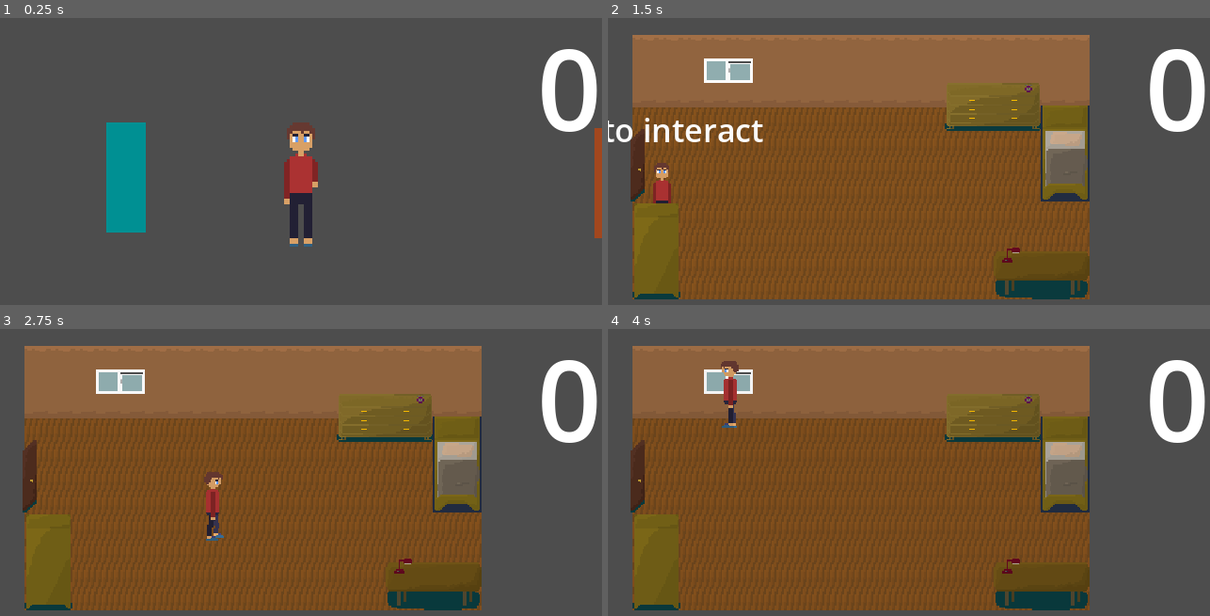
Above: before the commit, frames 1-4 (two rows, left to right).
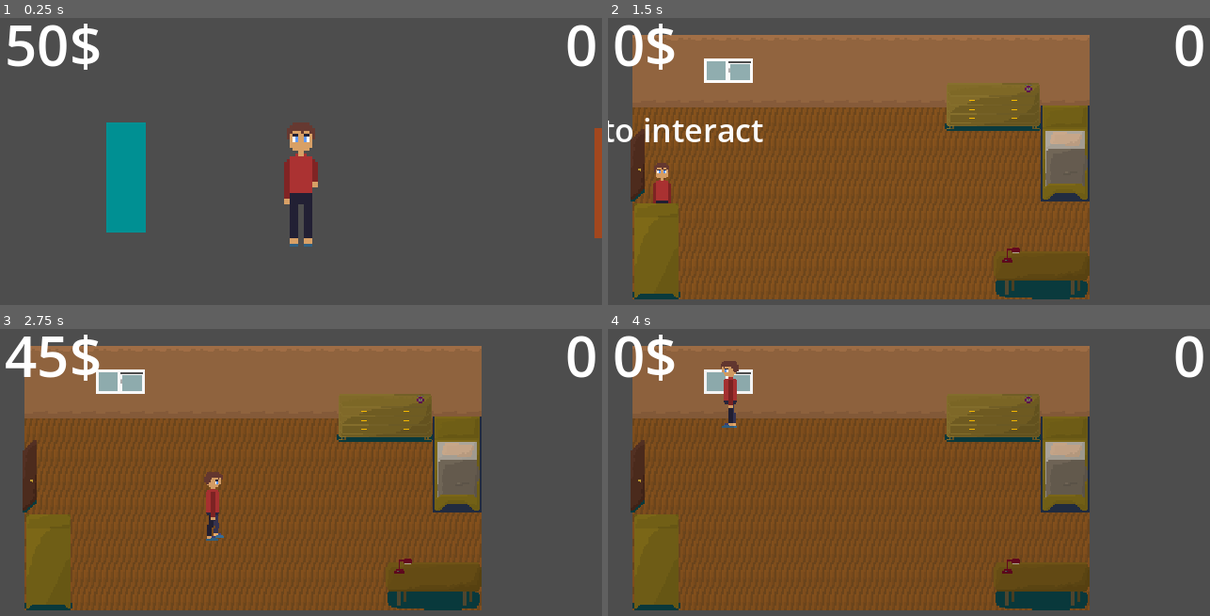
Above: after the commit, the same moments.

Repository: X-A-O-C/simmarket
Game: Godot game, scene res://scene/game.tscn
Same seed, same stepped clock (60 frames per second), same inputs: the game is played once before the commit and once after it.
Inputs:
- Up to frame 1 (0.25 s): no input
- Up to frame 2 (1.5 s): tap Enter at 0.5 s; hold D (right) 0.53-1.28 s; hold Q 0.53-1.28 s; hold S (down) from 1.28 s (still down); tap E (interact) at 1.35 s
- Up to frame 3 (2.75 s): tap Q at 1.55 s; tap Space at 2 s; release S (down) at 2.03 s; hold D (right) from 2.03 s (still down); hold Q from 2.03 s (still down)
- Up to frame 4 (4 s): release D (right) at 2.78 s; release Q at 2.78 s; hold W (up) 2.78-3.53 s; tap Q at 2.85, 3.8 s; hold A (left) from 3.53 s (still down); hold E (interact) from 3.53 s (still down)

The runs differ from the first frame. In frame 1, 2.7% of the frame differs, in the area x 1-100%, y 1-40%; in frame 2, 2.3%; in frame 3, 2.6%; in frame 4, 2.3%.

Commit message:
added save file and currency

Diff:
--- a/supermarket/project.godot
+++ b/supermarket/project.godot
@@ -22,6 +22,7 @@
 [autoload]
 
 InteractionManager="*uid://vf5jow7crtqk"
+SaveManager="*uid://do1dx2ynhqarw"
 
 [display]
 
--- /dev/null
+++ b/supermarket/save_manager.gd
@@ -0,0 +1,30 @@
+extends Node
+
+const SAVE_PATH = "user://save_game.dat"
+
+var game_data = {
+  "currency": 50.0
+}
+
+func _ready() -> void:
+  load_game()
+
+func save_game() -> void:
+  var file = FileAccess.open(SAVE_PATH, FileAccess.WRITE)
+  if file:
+    file.store_var(game_data)
+    file.close()
+    print("saved game")
+
+func load_game() -> void:
+  if not FileAccess.file_exists(SAVE_PATH):
+    print("no save file exists")
+    return
+
+  var file = FileAccess.open(SAVE_PATH, FileAccess.READ)
+  if file:
+    var loaded_data = file.get_var()
+    file.close()
+    if loaded_data is Dictionary:
+      game_data = loaded_data
+      print("game loading")
--- a/supermarket/scene/player.tscn
+++ b/supermarket/scene/player.tscn
@@ -236,18 +236,33 @@
 
 [node name="CanvasLayer" type="CanvasLayer" parent="." unique_id=1993592425]
 
-[node name="RichTextLabel" type="RichTextLabel" parent="CanvasLayer" unique_id=1866762881]
-anchors_preset = 1
-anchor_left = 1.0
+[node name="MarginContainer" type="MarginContainer" parent="CanvasLayer" unique_id=80815410]
+anchors_preset = 10
 anchor_right = 1.0
-offset_left = -40.0
-offset_bottom = 40.0
-grow_horizontal = 0
-size_flags_horizontal = 3
+grow_horizontal = 2
+theme_override_constants/margin_left = 5
+theme_override_constants/margin_top = -5
+theme_override_constants/margin_right = 5
+theme_override_constants/margin_bottom = 5
+
+[node name="currency" type="RichTextLabel" parent="CanvasLayer/MarginContainer" unique_id=1866762881]
+layout_mode = 2
+size_flags_horizontal = 2
 size_flags_vertical = 3
-theme_override_font_sizes/normal_font_size = 120
+theme_override_font_sizes/normal_font_size = 60
 fit_content = true
 scroll_active = false
 autowrap_mode = 0
 horizontal_alignment = 1
 vertical_alignment = 1
+
+[node name="time" type="RichTextLabel" parent="CanvasLayer/MarginContainer" unique_id=1937409751]
+layout_mode = 2
+size_flags_horizontal = 10
+size_flags_vertical = 3
+theme_override_font_sizes/normal_font_size = 60
+fit_content = true
+scroll_active = false
+autowrap_mode = 0
+horizontal_alignment = 1
+vertical_alignment = 1
--- a/supermarket/scripts/player.gd
+++ b/supermarket/scripts/player.gd
@@ -5,8 +5,10 @@
 var current_dir: int = dir.LEFT
 @export var speed: float = 150.0
 @onready var sprite: AnimatedSprite2D = $Sprite
-@onready var hour_label: RichTextLabel = $CanvasLayer/RichTextLabel
+@onready var hour_label: RichTextLabel = $CanvasLayer/MarginContainer/time
 @onready var canvas_modulate: day_and_night_cycle = get_tree().get_first_node_in_group("interacton_mg").get_node("CanvasModulate")
+@onready var currency: RichTextLabel = $CanvasLayer/MarginContainer/currency
+
 @warning_ignore("narrowing_conversion")
 @onready var mnoznik: int = (canvas_modulate.day_lenght_orginal + canvas_modulate.no_change_time_orginal + canvas_modulate.night_lenght_orginal) / 24
 var can_move: bool = true
@@ -17,9 +19,10 @@
   get_input()
   update_animation()
   update_hour()
+  update_currency()
   move_and_slide()
 
-func get_input():
+func get_input() -> void:
   if not can_move:
     return
   input_direction = Input.get_vector("left", "right", "up", "down")
@@ -42,5 +45,14 @@
     current_dir = dir.DOWN
     sprite.play('walk_down')
 
-func update_hour():
+func update_hour() -> void:
   hour_label.text = str(24 - (int(ceil((canvas_modulate.day_lenght + canvas_modulate.no_change_time + canvas_modulate.night_lenght) / mnoznik))))
+
+func update_currency() -> void:
+  currency.text = str(int(SaveManager.game_data["currency"])) + "$"
+  if Input.is_key_pressed(KEY_Q):
+    SaveManager.game_data["currency"] += 1
+    SaveManager.save_game()
+  elif Input.is_key_pressed(KEY_E):
+    SaveManager.game_data["currency"] = 0
+    SaveManager.save_game()
Not shown, added: supermarket/image/shelf-flour.png.import
Not shown, added: supermarket/image/sink.png.import
Not shown, added: supermarket/save_manager.gd.uid
